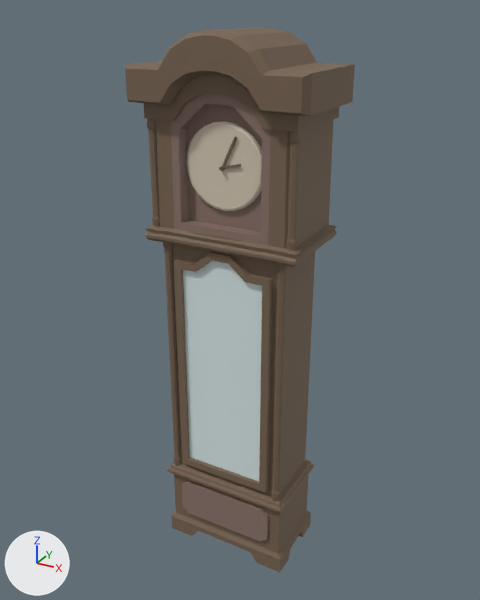
What one commit did to the FBX model Detective_Switch/Assets/Graphics/Interactables/GrandfatherClock_A/GrandfatherClock_A.fbx.
Before and after are seen from a 50 mm camera at (1.33, -2.44, 2.54) aimed at (-0.02, 0.02, 1.31). Arrows for +X, +Y and +Z are at lower left; the lights stay in place. Where no turn or scale is listed for an object, it has been applied to the vertices.

Before the edit, the objects in view are built like this:
```python
mat_cupboardlarge_m = principled_material('CupboardLarge_M')
mat_cupboardlarge_m.base_color = (0.184, 0.125, 0.0802)  # brown #776350
mat_cupboardlarge_m.roughness = 0.69
mat_firewood2 = principled_material('Firewood2')
mat_firewood2.base_color = (0.253, 0.168, 0.142)  # brown #8a7269
mat_firewood2.roughness = 0.69
me_cube = bpy.data.meshes.new('Cube')
me_cube.from_pydata(...)  # 1172 vertices, 1025 faces; spans x -0.4..0.4, y -0.26..0.23, z 0.0..2.47
# faces by material slot: [628, 120, 52, 220, 5]
me_cube.materials.append(mat_cupboardlarge_m)  # brown #776350
me_cube.materials.append(mat_paper)  # light grey #d4c9b4
me_cube.materials.append(mat_firewood2)  # brown #8a7269
me_cube.materials.append(mat_lanternmetal)  # brown #835f37
me_cube.materials.append(mat_glass_001)  # white #d8e7e7
ob_grandfatherclock_a = bpy.data.objects.new('GrandfatherClock_A', me_cube)
ob_grandfatherclock_a.location = (0.0, 0.0, 0.0)
```
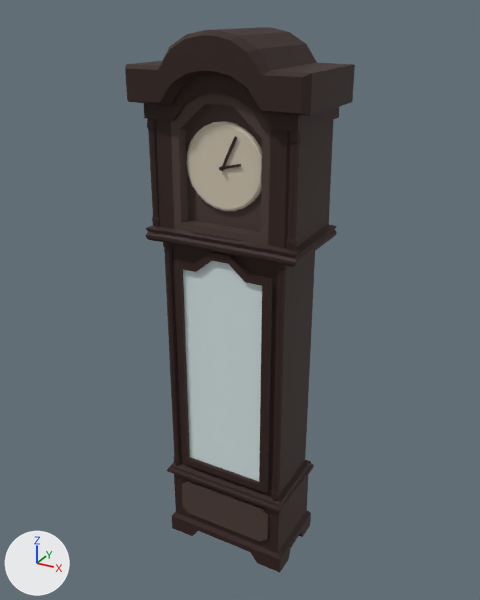
Where the change shows, as pixel boxes [x1, y1, x2, y2] in the pictures (480 x 600 px):
'GrandfatherClock_A', recoloured: [125, 27, 355, 572] in both

What the commit changed:
Material 'CupboardLarge_M' (mat_cupboardlarge_m) changes colour from brown #776350 to dark red #2e1611; in linear values from (0.184, 0.125, 0.0802) to (0.0272, 0.00817, 0.0056).
Material 'Firewood2' (mat_firewood2) changes colour from brown #8a7269 to brown #4b3933; in linear values from (0.253, 0.168, 0.142) to (0.07, 0.0408, 0.0335).
